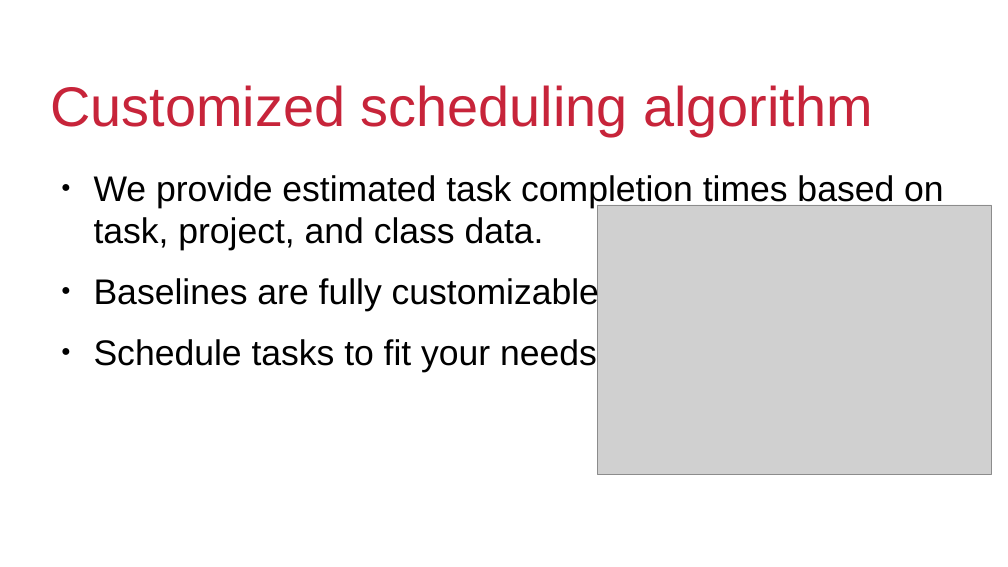
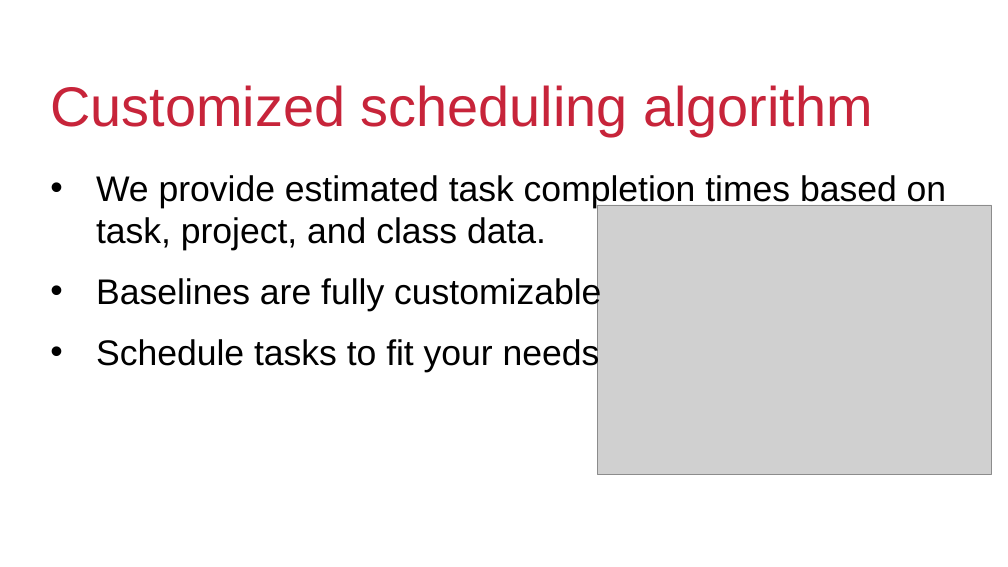
Before and after one commit to judebattista/PineCodes2019, a slide deck: slide 8 of pinePresentation.odp (slide 6 before the commit). Drawn at 1008x567 pixels with LibreOffice and Linux fonts; fonts in the diff are those of the drawing; grey boxes stand for pictures; background and template pictures are left out. Boxes give left, top, right and bottom in pixels: in the first picture for what was removed or moved away, otherwise in the second. Text is boxed around its words. In the diff, an @@ line names an element or a change of style, - is before the commit and + after.

```diff
--- a/pinePresentation.odp
+++ b/pinePresentation.odp
@@ text "We provide estimated task completion ..." at (96, 175, 947, 372): bullet ● to • @@
```
Also in this commit, not shown: 5 other slides changed, 2 slides added, 4 other files.
